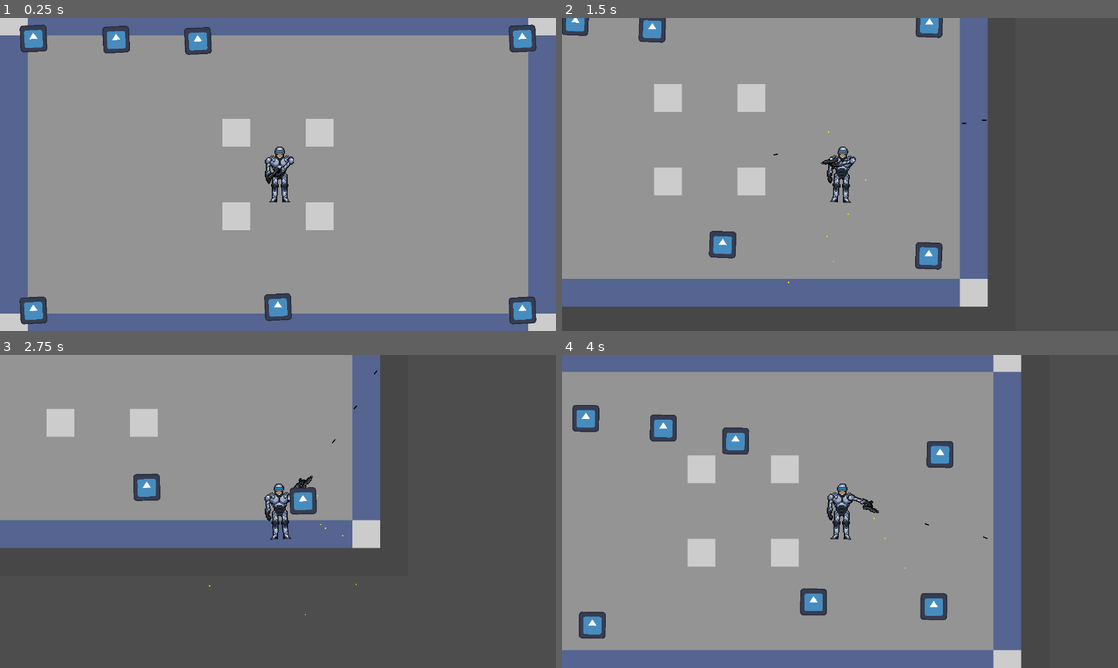
Above: before the commit, frames 1-4 (two rows, left to right).
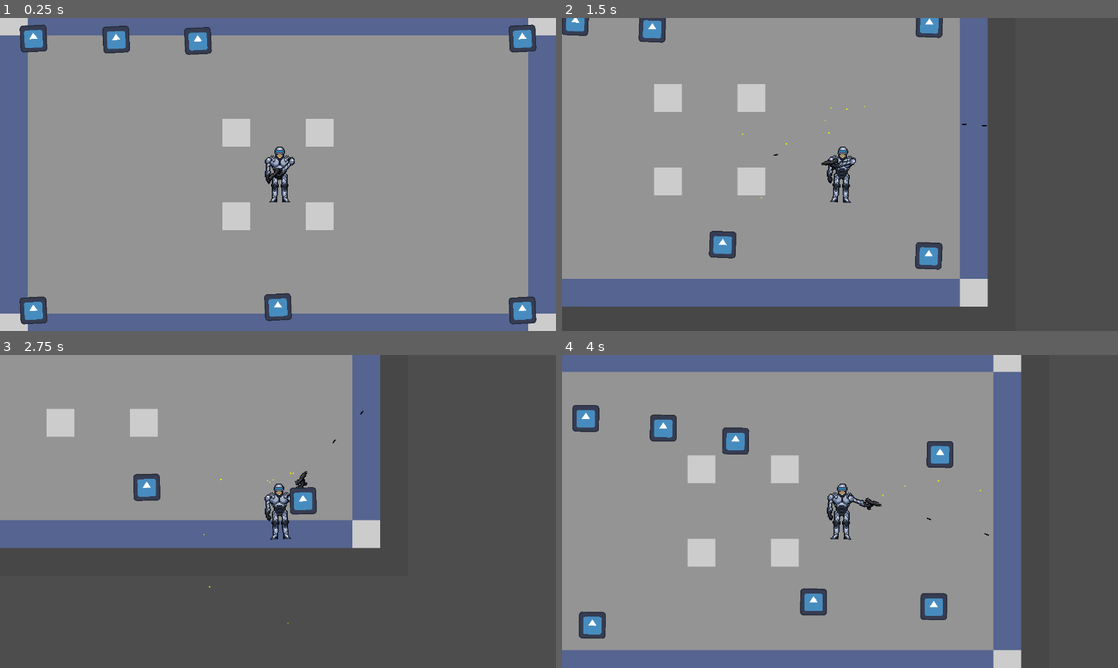
Above: after the commit, the same moments.

Repository: joakimolofsson/elements
Game: Godot game, scene res://scenes/level.tscn
The game is run twice, just before and just after one commit, with the same random seed, the same clock (stepped at 60 frames per second) and the same inputs. The engine's default icon, where the game draws it, is replaced by a stand-in: a white triangle on a blue panel in a dark square.
Inputs (mouse positions are in pixels of both pictures, inside the frame that each line leads up to):
- Up to frame 1 (0.25 s): no input
- Up to frame 2 (1.5 s): move the mouse to (962, 158) at 0.52 s; press the mouse at (962, 158) at 0.53 s; hold D (walk_right) 0.53-1.28 s; move the mouse to (728, 190) at 1.27 s; release the mouse at (728, 190) at 1.28 s; hold S (walk_down) from 1.28 s (still down); click (728, 190) at 1.35 s
- Up to frame 3 (2.75 s): move the mouse to (333, 442) at 2.02 s; release S (walk_down) at 2.03 s; press the mouse at (333, 442) at 2.03 s; hold D (walk_right) from 2.03 s (still down)
- Up to frame 4 (4 s): move the mouse to (812, 574) at 2.77 s; release D (walk_right) at 2.78 s; release the mouse at (812, 574) at 2.78 s; hold W (walk_up) 2.78-3.53 s; click (812, 574) at 2.85 s; move the mouse to (1006, 558) at 3.52 s; press the mouse at (1006, 558) at 3.53 s; hold A (walk_left) from 3.53 s (still down)

The runs differ from the first frame. In frame 1, 0.1% of the frame differs, in the area x 48-54%, y 44-53%; in frame 2, 0.1%; in frame 3, 0.1%; in frame 4, 0.2%, in the area x 51-77%, y 40-69%.

Commit message:
feat: correct arm flip

Diff:
--- a/scenes/player.gd
+++ b/scenes/player.gd
@@ -60,16 +60,17 @@
 
 
 func rotate_arm() -> void:
-	#var arm_dir = get_global_mouse_position() - player_arm.global_position
+	#print(wrapf(rad_to_deg(player_arm.rotation), 0, 360))
+	var arm_direction = get_global_mouse_position() - player_arm.global_position
+	#print(player_arm.global_position.x)
+	#print(get_global_mouse_position().x)
 	player_arm.look_at(get_global_mouse_position())
 	player_arm.rotation += deg_to_rad(-90)
-	#player_arm.flip_h = arm_dir.x > 0
 
-	#if player_arm.flip_h:
-		#player_arm.position.y = -18
-	#else:
-		#player_arm.position.y = -16
-
+	if arm_direction.x > 0:
+		player_arm.scale.x = -1
+	else:
+		player_arm.scale.x = 1
 
 #func _input(event: InputEvent) -> void:
 	#if event is InputEventMouseButton and event.button_index == MOUSE_BUTTON_LEFT:
--- a/scenes/player.tscn
+++ b/scenes/player.tscn
@@ -88,10 +88,10 @@
 [node name="SpriteArm" type="Sprite2D" parent="." unique_id=1653075323]
 position = Vector2(15, -16)
 texture = ExtResource("2_qhqgy")
-offset = Vector2(-1, 16)
+offset = Vector2(0, 16)
 
 [node name="ParticlesFlash" type="GPUParticles2D" parent="SpriteArm" unique_id=1428724931]
-position = Vector2(-5, 38)
+position = Vector2(-4, 38)
 emitting = false
 amount = 10
 lifetime = 0.3
@@ -103,7 +103,7 @@
 process_material = SubResource("ParticleProcessMaterial_qhqgy")
 
 [node name="ParticlesShell" type="GPUParticles2D" parent="SpriteArm" unique_id=1997491389]
-position = Vector2(-5, 24)
+position = Vector2(-4, 24)
 emitting = false
 amount = 20
 lifetime = 2.0
@@ -111,4 +111,4 @@
 process_material = SubResource("ParticleProcessMaterial_dqkch")
 
 [node name="MarkerGun" type="Marker2D" parent="SpriteArm" unique_id=792598161]
-position = Vector2(-5, 36)
+position = Vector2(-4, 36)
